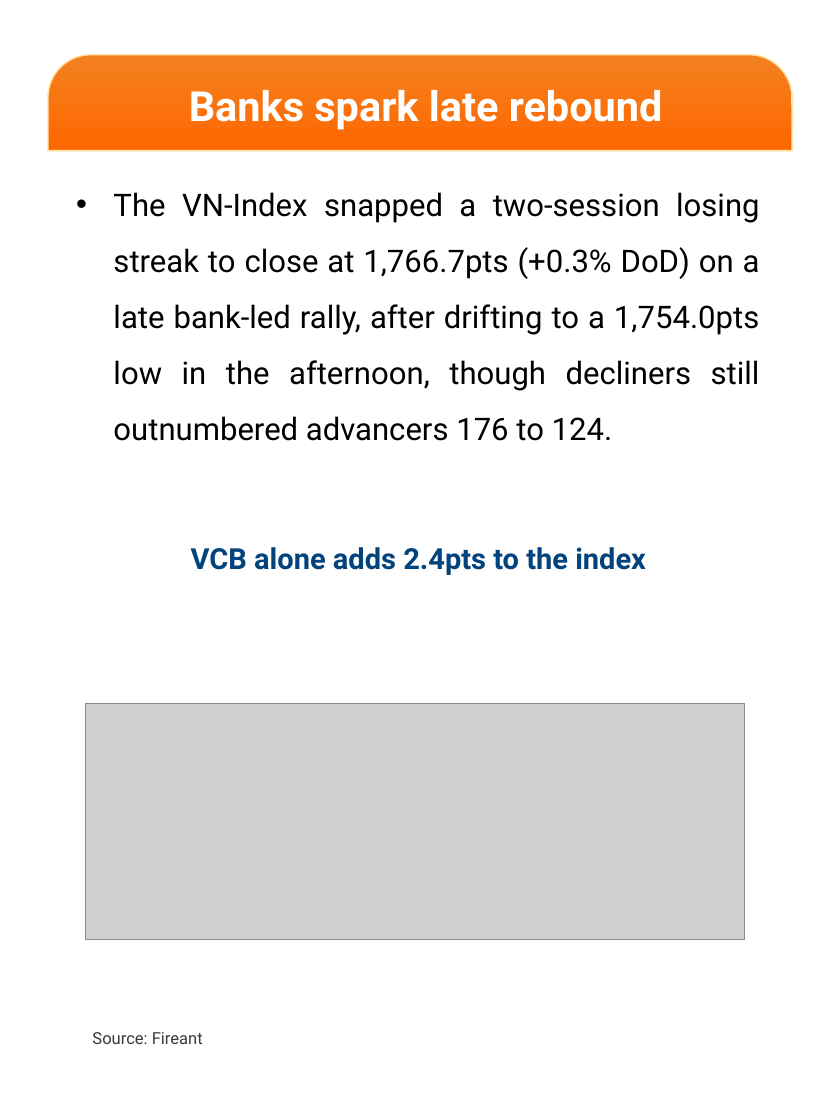
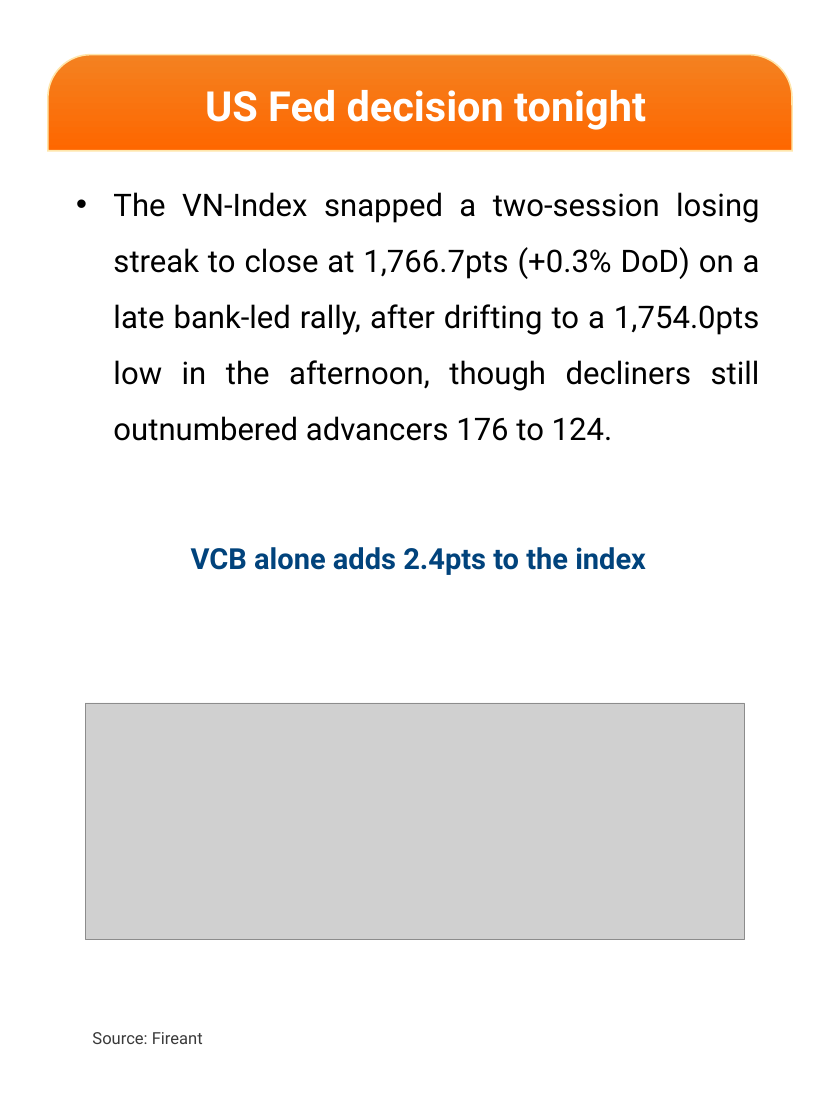
Before and after one commit to datquanton/verbose-guide, a slide deck: slide 2 of DailyReport_Mobile_EN_20261028.pptx. Drawn at 840x1120 pixels with LibreOffice and Linux fonts; fonts in the diff are those of the drawing; grey boxes stand for pictures; background and template pictures are left out. Boxes give left, top, right and bottom in pixels: in the first picture for what was removed or moved away, otherwise in the second. Text is boxed around its words. In the diff, an @@ line names an element or a change of style, - is before the commit and + after.

```diff
--- a/DailyReport_Mobile_EN_20261028.pptx
+++ b/DailyReport_Mobile_EN_20261028.pptx
@@ text at (205,90,646,130): text changed @@
-Banks spark late rebound
+US Fed decision tonight
```
Also in this commit, not shown: 2 other slides changed.
